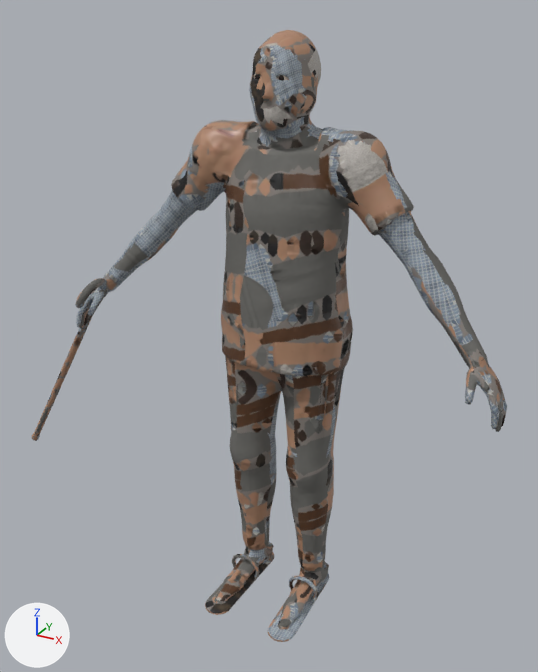
One commit to the glTF model assets/models/npc/ped_elder_man.glb: the scene before it, then after it.
Camera for both pictures: a 50 mm camera at (0.87, -1.668, 1.666) aimed at (-0.067, 0.037, 0.814). Every picture has the same lights, and +X, +Y and +Z are marked at lower left. The older version comes first. Vertices at exactly the same position are counted once.

In view in the first picture: 'Body' and 1 more.
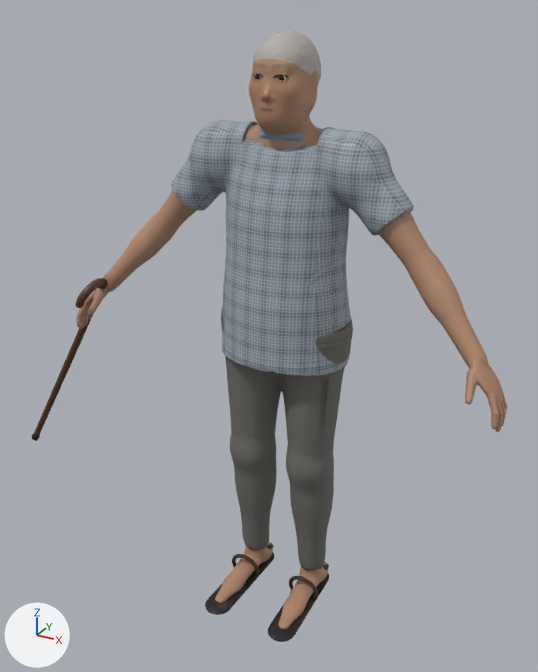
The change, as a list of edits to the scene's bpy script:
```text
Change me_ped_elder_man_body:
    where me_ped_elder_man_body.from_pydata(...)  # 7493 vertices, 14998 faces; spans x -1.05..0.63, y -0.25..0.16, z -0.01..1.62
    used by ob_body; location = (0.0, 0.0, 0.0)
    me_ped_elder_man_body part 1: 148 vertices moved within x -0.37..0.62, y -0.24..0.08, z 0.01..1.58; 292 vertices removed from x -0.21..0.6, y -0.12..0.13, z 0.02..1.58; 296 vertices added at x -0.21..0.59, y -0.12..0.14, z 0.02..1.59
    me_ped_elder_man_body part 2: 12954 kept faces spanning x -1.05..0.63, y -0.25..0.16, z -0.01..1.62 get new texture (UV) coordinates
```

Boxes (x1, y1, x2, y2) around the edits, measured in the pictures (538 x 672 px; the box of a moved part takes in the faces that stretch with it):
part 1 of me_ped_elder_man_body, moved or reshaped
    both: (202, 43, 502, 639)
part 2 of me_ped_elder_man_body, surface changed
    both: (32, 30, 507, 642)
